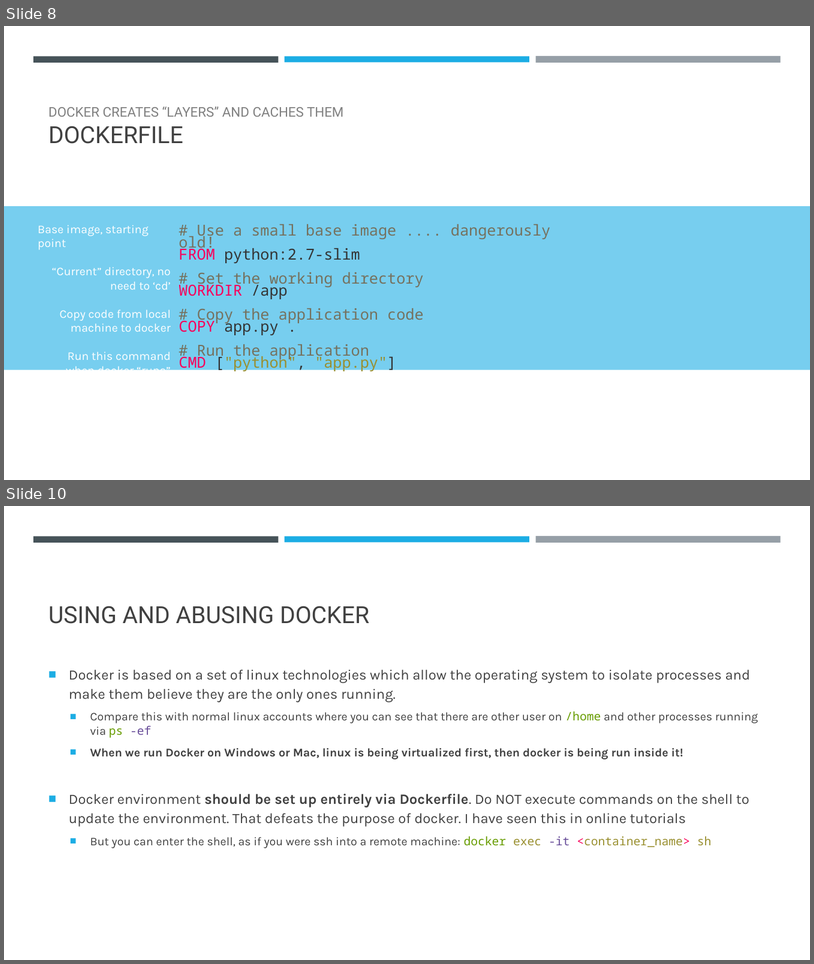
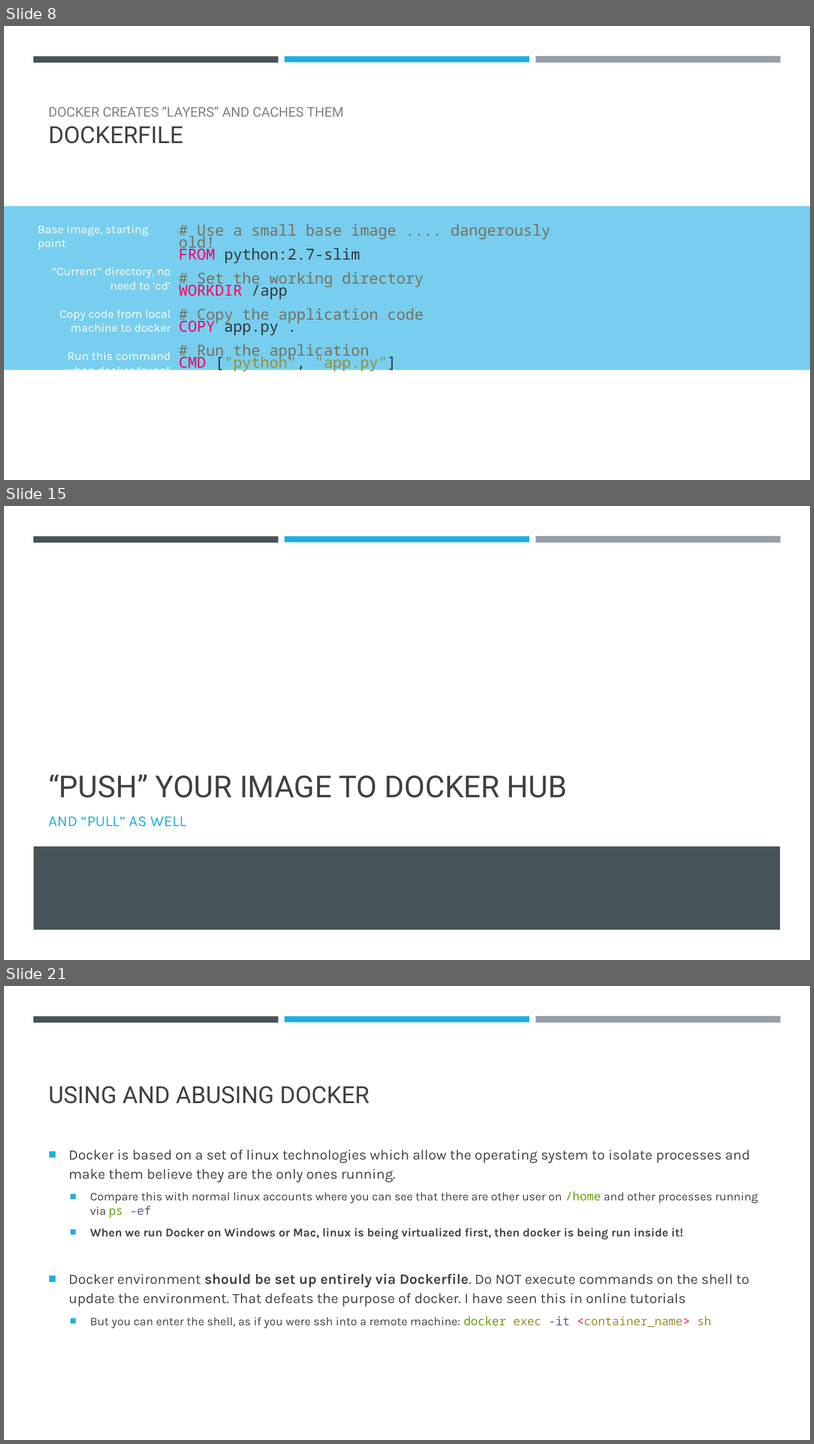
Before and after one commit to falconair/ProgrammingForAnalytics, a slide deck: lectures/120_dockerize_python_app/Docker – an introduction.pptx. Shown one above the other, each under a label of ours: slides 8 and 10 before the commit, slides 8, 15 and 21 after it; the slides between them are not shown. The pictures are 814x964 and 814x1444 pixels, drawn with LibreOffice and Linux fonts; fonts in the diff are those of the drawing. Boxes give left, top, right and bottom in pixels: in the first picture for what was removed or moved away, otherwise in the second. Text is boxed around its words. In the diff, an @@ line names an element or a change of style, - is before the commit and + after.

Commit message:
Update Docker presentation to include more detail

```diff
--- a/lectures/120_dockerize_python_app/Docker – an introduction.pptx
+++ b/lectures/120_dockerize_python_app/Docker – an introduction.pptx
@@ slide 15 added at bbox=[4, 506, 810, 960], background #FFFFFF; not listed: 3 template elements that a slide beside it also shows @@
@@ title added at bbox=[48, 774, 567, 798], 36 pt, text #404040 @@
+“PUSH” YOUR IMAGE TO DOCKER HUB
@@ text added at bbox=[48, 816, 186, 826], 18 pt, text #1CADE4 @@
+AND “PULL” AS WELL
@@ rectangle added at bbox=[33, 846, 781, 930], fill #465359 @@
@@ what was slide 10 is now slide 21 @@
```
Also in this commit, not shown: 2 slides changed, 12 other slides added.
